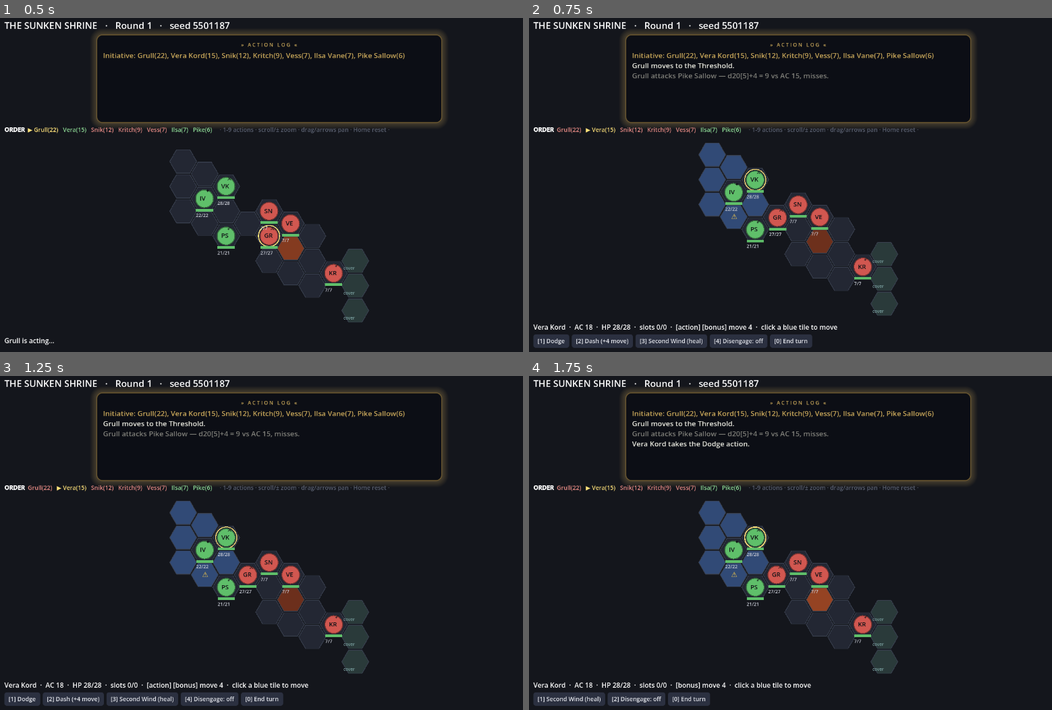
Above: before the commit, frames 1-4 (two rows, left to right).
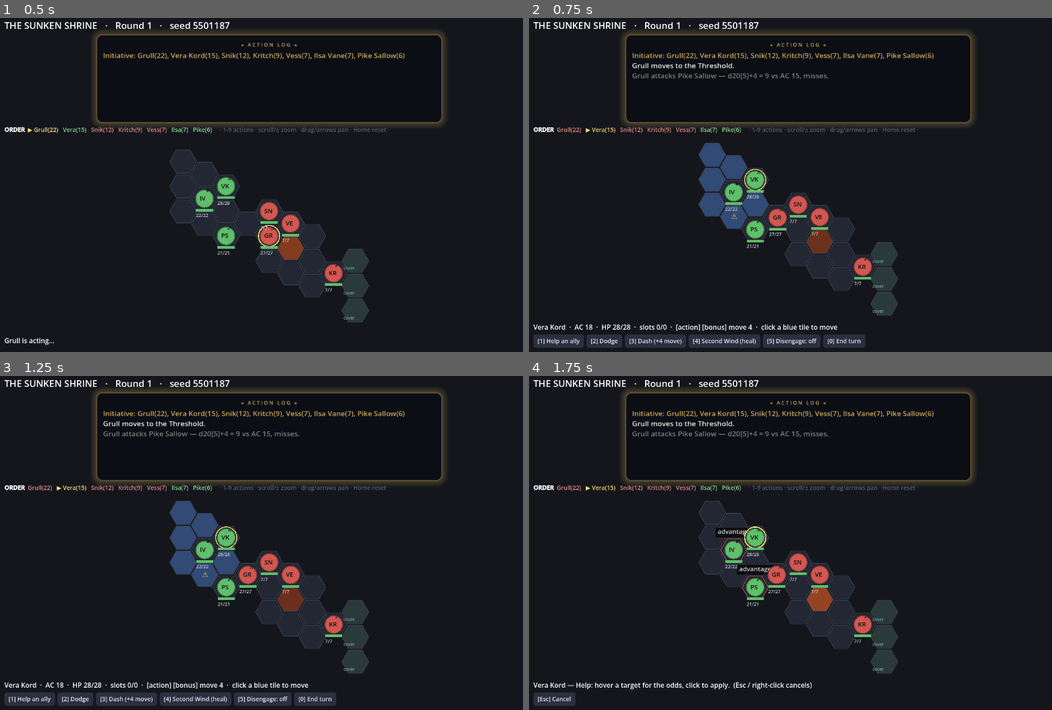
Above: after the commit, the same moments.

Repository: EgecanOzcakar/sorcmerc
Game: Godot game, scene res://scenes/main.tscn
The game is run twice, just before and just after one commit, with the same random seed, the same clock (stepped at 60 frames per second) and the same inputs.
Inputs (mouse positions are in pixels of both pictures, inside the frame that each line leads up to):
- Up to frame 1 (0.5 s): no input
- Up to frame 2 (0.75 s): tap Enter at 0.5 s; drag from (795, 181) to (853, 108) at 0.52 s
- Up to frame 3 (1.25 s): no input
- Up to frame 4 (1.75 s): click (549, 699) at 1.25 s, where only the run before the commit has a clickable "[1] Dodge"

Frame 1 is identical in both runs. In frame 2, 1.0% of the frame differs, in the area x 3-65%, y 94-99%; in frame 3, 1.0%; in frame 4, 3.4%, in the area x 2-55%, y 19-99%.

Commit message:
M2+M3+M4: Help, Hide/Cunning Action, spell upcasting
- M2 Help: act_help(helper, ally) grants the ally advantage on its next
  attack (a "helped" status, cleared on use or at the ally's next turn);
  _attack_mode honours it. New "Help an ally" verb -> aim an ally.
- M3 Hide: act_hide (Stealth vs best enemy passive Perception) sets the
  "hidden" status that _attack_mode / Sneak Attack already consume;
  act_cunning_dash. Pike's Cunning Action shows Hide / Dash as bonus
  actions.
- M4 Upcast: "Burning Hands ★2" / "Healing Word ★2" verbs appear when a
  2nd-level slot is available; the cone flow carries the level.
- drive_ui rebalanced toward Attack and now reports exercised paths.

Co-Authored-By: Claude Sonnet 5 <noreply@anthropic.com>

Diff:
--- a/core/combat.gd
+++ b/core/combat.gd
@@ -84,6 +84,7 @@
 	_sneak_used_turn = false
 	c.statuses.erase("dodging")
 	c.statuses.erase("reacted")
+	c.statuses.erase("helped")  # granted advantage expires if unused by your turn
 	if c.is_down():
 		_death_save(c)
 
@@ -195,6 +196,8 @@
 	if target.has("dodging"):
 		dis = true
 	if attacker.has("hidden"):
+		adv = true
+	if attacker.has("helped"):
 		adv = true
 	if opts.get("advantage", false):
 		adv = true
@@ -237,6 +240,8 @@
 			dmg += out.surprise
 		out.damage = dmg
 	attacker.statuses.erase("hidden")
+	if not opts.get("opportunity", false):
+		attacker.statuses.erase("helped")  # the granted advantage is spent
 	_log_attack(out, opts.get("opportunity", false))
 	if hit:
 		_apply_damage(target, out.damage)
@@ -376,6 +381,33 @@
 	c.statuses["dodging"] = true
 	action_used = true
 	log.append("%s takes the Dodge action." % c.cname)
+
+# Help: the named ally's next attack roll (before your next turn) has advantage.
+func act_help(helper, ally) -> void:
+	action_used = true
+	ally.statuses["helped"] = true
+	log.append("%s helps %s — advantage on their next attack." % [helper.cname, ally.cname])
+
+# Hide: Stealth vs the best enemy passive Perception. On success you're hidden
+# (attacks against you have disadvantage; your next attack has advantage).
+func act_hide(c) -> bool:
+	bonus_used = true
+	var dc: int = 0
+	for e in enemies_of(c):
+		dc = maxi(dc, e.passive_perception)
+	var roll: int = Dice.d20(rng).nat + c.stealth
+	if roll >= dc:
+		c.statuses["hidden"] = true
+		log.append("%s slips out of sight — Stealth %d vs %d." % [c.cname, roll, dc])
+		return true
+	log.append("%s fails to hide — Stealth %d vs %d." % [c.cname, roll, dc])
+	return false
+
+# Cunning Action: a bonus-action Dash (Rogue).
+func act_cunning_dash(c) -> void:
+	bonus_used = true
+	move_left += c.speed
+	log.append("%s darts ahead — Cunning Action Dash." % c.cname)
 
 func act_shove(attacker, target, choice: String) -> Dictionary:
 	action_used = true
--- a/scenes/main.gd
+++ b/scenes/main.gd
@@ -21,7 +21,8 @@
 var _advancing = false
 var _disengage = false
 var _mode := "idle"          # idle | cone | target
-var _tgt_kind := ""          # attack | sacred | shove_prone | shove_push | shove_brazier | heal
+var _tgt_kind := ""          # attack | sacred | shove_* | heal | heal2 | help
+var _cone_level := 1
 var _hover_hex := Vector2i(999, 999)
 var _anim := 1.0             # animation speed multiplier (huge when FAST)
 
@@ -250,6 +251,8 @@
 	var foes: Array = cb.enemies_of(h)
 	var adj_foes := foes.filter(func(f): return Hex.distance(f.pos, h.pos) <= 1)
 
+	var live_allies: Array = cb.combatants.filter(func(a): return a.team == "party" and a != h and a.conscious())
+
 	if not cb.action_used:
 		if foes.any(func(f): return cb.in_reach(h, f)):
 			opts.append(["Attack", func(): _enter_target(h, "attack")])
@@ -259,9 +262,13 @@
 			if adj_foes.any(func(f): return cb.adjacent_to_brazier(f)):
 				opts.append(["Shove → brazier", func(): _enter_target(h, "shove_brazier")])
 		if "burning_hands" in h.spells and h.slots1 + h.slots2 > 0:
-			opts.append(["Burning Hands (aim…)", func(): _enter_cone(h)])
+			opts.append(["Burning Hands (aim…)", func(): _enter_cone(h, 1)])
+			if h.slots2 > 0:
+				opts.append(["Burning Hands ★2 (aim…)", func(): _enter_cone(h, 2)])
 		if "sacred_flame" in h.spells and not foes.is_empty():
 			opts.append(["Sacred Flame", func(): _enter_target(h, "sacred")])
+		if not live_allies.is_empty() and not foes.is_empty():
+			opts.append(["Help an ally", func(): _enter_target(h, "help")])
 		opts.append(["Dodge", func(): _hero_simple(h, "dodge")])
 		opts.append(["Dash (+%d move)" % h.speed, func(): _hero_simple(h, "dash")])
 
@@ -271,6 +278,12 @@
 		if "healing_word" in h.spells and h.slots1 + h.slots2 > 0:
 			if cb.combatants.any(func(a): return a.team == "party" and a != h and not a.is_dead()):
 				opts.append(["Healing Word", func(): _enter_target(h, "heal")])
+				if h.slots2 > 0:
+					opts.append(["Healing Word ★2", func(): _enter_target(h, "heal2")])
+		if h.cunning_action:
+			if not h.has("hidden"):
+				opts.append(["Hide (bonus)", func(): _hero_bonus(h, "hide")])
+			opts.append(["Dash (bonus, +%d)" % h.speed, func(): _hero_bonus(h, "cdash")])
 
 	if cb.move_left > 0:
 		opts.append(["Disengage: %s" % ("ON" if _disengage else "off"), func(): _toggle_disengage(h)])
@@ -283,9 +296,11 @@
 	_disengage = not _disengage
 	_build_hero_menu(h)
 
-func _enter_cone(h) -> void:
+func _enter_cone(h, level: int) -> void:
 	_mode = "cone"
-	_actor.text = "%s — aim Burning Hands: hover a direction, click to cast.  (Esc / right-click cancels)" % h.cname
+	_cone_level = level
+	_actor.text = "%s — aim Burning Hands%s: hover a direction, click to cast.  (Esc / right-click cancels)" % [
+		h.cname, "  ★2" if level >= 2 else ""]
 	_set_buttons([["Cancel", func(): board_cancel()]])
 	_board.queue_redraw()
 
@@ -304,6 +319,8 @@
 		"shove_push": return "Shove back"
 		"shove_brazier": return "Shove into the brazier"
 		"heal": return "Healing Word"
+		"heal2": return "Healing Word ★2"
+		"help": return "Help"
 	return kind
 
 # Is `c` a legal target for the pending verb?
@@ -313,7 +330,8 @@
 		"sacred": return c.team != h.team and c.conscious() and Hex.distance(h.pos, c.pos) <= Encounter.RANGE_SPELL_LONG
 		"shove_prone", "shove_push": return c.team != h.team and c.conscious() and Hex.distance(h.pos, c.pos) <= 1
 		"shove_brazier": return c.team != h.team and c.conscious() and Hex.distance(h.pos, c.pos) <= 1 and cb.adjacent_to_brazier(c)
-		"heal": return c.team == h.team and c != h and not c.is_dead()
+		"heal", "heal2": return c.team == h.team and c != h and not c.is_dead()
+		"help": return c.team == h.team and c != h and c.conscious()
 	return false
 
 # The number shown over a valid target while aiming.
@@ -323,6 +341,8 @@
 		"sacred": return "%d%%" % int(round(cb.save_fail_chance(c, h.save_dc, true) * 100.0))
 		"shove_prone", "shove_push", "shove_brazier": return "%d%%" % int(round(cb.shove_chance(h, c) * 100.0))
 		"heal": return "revive" if c.is_down() else "≈5 HP"
+		"heal2": return "revive" if c.is_down() else "≈8 HP"
+		"help": return "advantage"
 	return ""
 
 # board callbacks -------------------------------------------------------
@@ -337,7 +357,7 @@
 		var dir = Hex.direction_to(h.pos, hx)
 		if dir != Vector2i.ZERO:
 			_mode = "idle"
-			cb.cast_burning_hands(h, dir)
+			cb.cast_burning_hands(h, dir, _cone_level)
 			_after_hero_action(h)
 	elif _mode == "target":
 		for c in cb.combatants:
@@ -368,6 +388,10 @@
 			cb.act_shove(h, c, "brazier")
 		"heal":
 			cb.cast_healing_word(h, c)
+		"heal2":
+			cb.cast_healing_word(h, c, 2)
+		"help":
+			cb.act_help(h, c)
 	_after_hero_action(h)
 
 func board_hex_hovered(hx: Vector2i) -> void:
@@ -392,6 +416,10 @@
 func _hero_bonus(h, kind) -> void:
 	if kind == "sw":
 		cb.act_second_wind(h)
+	elif kind == "hide":
+		cb.act_hide(h)
+	elif kind == "cdash":
+		cb.act_cunning_dash(h)
 	_after_hero_action(h)
 
 func _after_hero_action(h) -> void:
--- a/tests/drive_ui.gd
+++ b/tests/drive_ui.gd
@@ -52,8 +52,8 @@
 	print("seed=%d presses=%d rounds=%d outcome=%s %s" % [
 		main._seed, _presses, main.cb.round_num, res, "OK" if ok else "*** WEDGED ***",
 	])
+	print("  exercised: ", _picked.keys())
 	if not ok:
-		print("  verbs: ", _picked.keys())
 		for c in main.cb.combatants:
 			var st = "dead" if c.is_dead() else ("down" if c.is_down() else "%d/%d" % [c.hp, c.max_hp])
 			print("  %-13s %-7s @%v" % [c.cname, st, c.pos])
@@ -110,7 +110,8 @@
 # Rotate through verbs rather than mashing Attack, so every path gets exercised.
 func _press(btns: Array) -> void:
 	var pick: Button = null
-	var wanted = ["Shove", "Burning Hands", "Healing Word", "Second Wind", "Sacred Flame", "Dodge", "Dash", "Attack"]
+	var wanted = ["Attack", "Shove", "Attack", "Burning Hands", "Healing Word", "Attack", "Help", "Hide",
+		"Second Wind", "Attack", "Sacred Flame", "Dodge", "Attack", "Dash"]
 	var verb = wanted[_presses % wanted.size()]
 	for b in btns:
 		if verb in b.text:
--- a/tests/test_combat.gd
+++ b/tests/test_combat.gd
@@ -31,6 +31,8 @@
 	test_alcove_cover()
 	test_reach_and_range()
 	test_move_budget()
+	test_help_grants_advantage()
+	test_hide_enables_advantage()
 	test_mercy_rule()
 	test_encounter_resolves_many_seeds()
 
@@ -233,6 +235,31 @@
 	g.pos = Vector2i(4, 1)
 	p.pos = Vector2i(5, 1); p.statuses["down"] = true; p.hp = 0; p.death_f = 0
 	return c
+
+func test_help_grants_advantage() -> void:
+	var cb = _sandbox()
+	var vera = _find(cb, "vera"); var ilsa = _find(cb, "ilsa"); var grull = _find(cb, "grull")
+	vera.pos = Vector2i(4, 1); grull.pos = Vector2i(4, 2); ilsa.pos = Vector2i(4, 0)
+	cb.act_help(ilsa, vera)
+	check(vera.has("helped"), "Help sets the flag on the ally")
+	check(cb._attack_mode(vera, grull) == Dice.ADV, "a helped attacker rolls with advantage")
+	cb.resolve_attack(vera, grull)
+	check(not vera.has("helped"), "the granted advantage is spent by the attack")
+
+func test_hide_enables_advantage() -> void:
+	var cb = _sandbox()
+	var pike = _find(cb, "pike"); var grull = _find(cb, "grull")
+	pike.pos = Vector2i(2, 1); grull.pos = Vector2i(7, 1)   # in bow range, not adjacent
+	pike.stealth = 40                                        # guaranteed success
+	check(cb.act_hide(pike), "high Stealth always hides")
+	check(pike.has("hidden"), "hidden flag set")
+	check(cb._attack_mode(pike, grull) == Dice.ADV, "hidden -> advantage on the attack")
+	cb.resolve_attack(pike, grull)
+	check(not pike.has("hidden"), "attacking breaks hidden")
+	# a doomed Stealth roll fails
+	var cb2 = _sandbox()
+	var pk = _find(cb2, "pike"); pk.stealth = -40
+	check(not cb2.act_hide(pk), "hopeless Stealth fails to hide")
 
 func test_mercy_rule() -> void:
 	# a conscious Vera is reachable this turn -> Grull leaves the downed Pike alone
